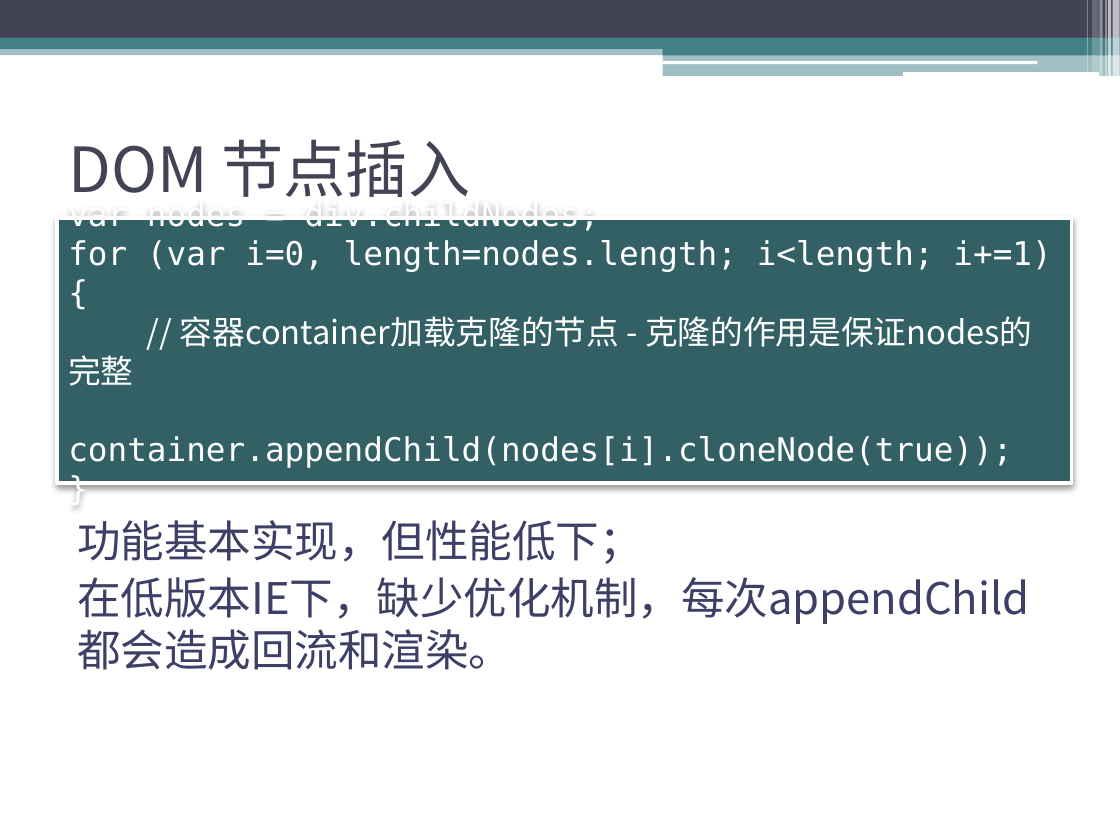
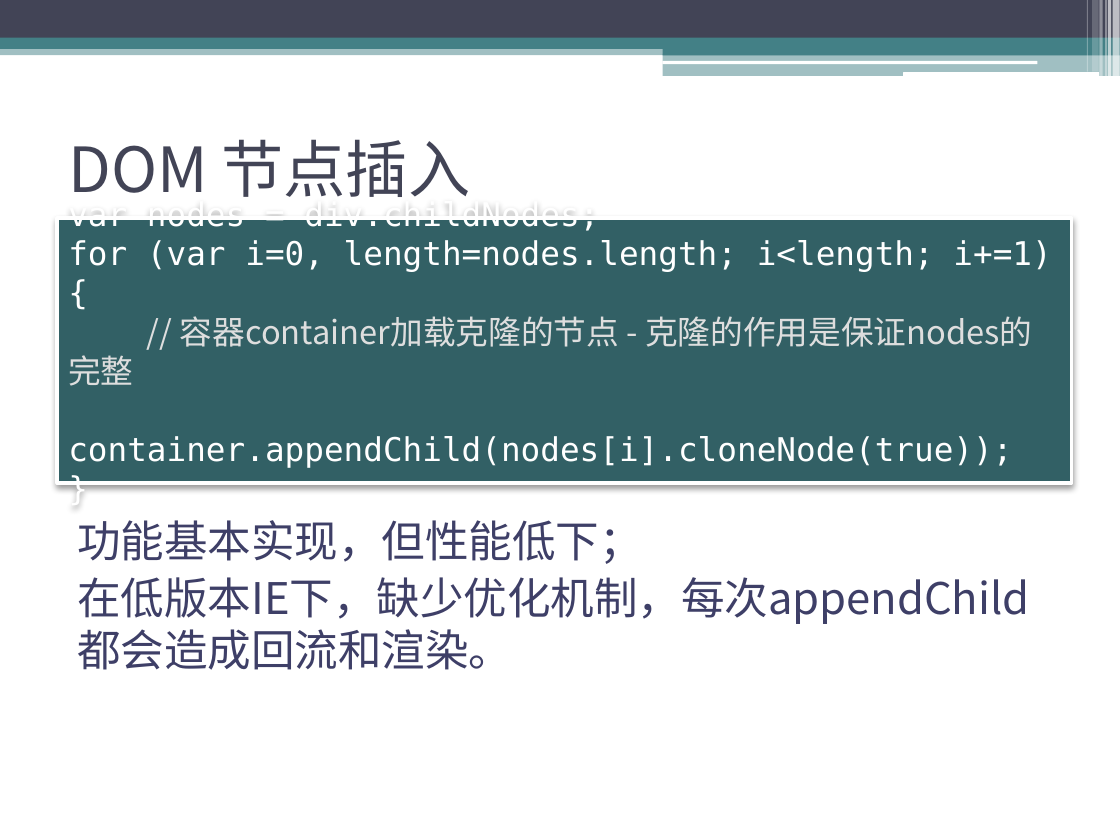
Before and after one commit to sophiazzw/Front_Library, a slide deck: slide 11 of manipulation.pptx (slide 15 before the commit). Drawn at 1120x840 pixels with LibreOffice and Linux fonts; fonts in the diff are those of the drawing. Boxes give left, top, right and bottom in pixels: in the first picture for what was removed or moved away, otherwise in the second. Text is boxed around its words. In the diff, an @@ line names an element or a change of style, - is before the commit and + after.

```diff
--- a/manipulation.pptx
+++ b/manipulation.pptx
@@ text in rectangle at [180,316,1032,347]: text colour #FFFFFF to #DEDEDE in "// 容器container加载克隆的节点 - 克隆的作用是保证nodes的完整" @@
```
Also in this commit, not shown: 4 other slides changed, 8 slides added, 4 other files.
